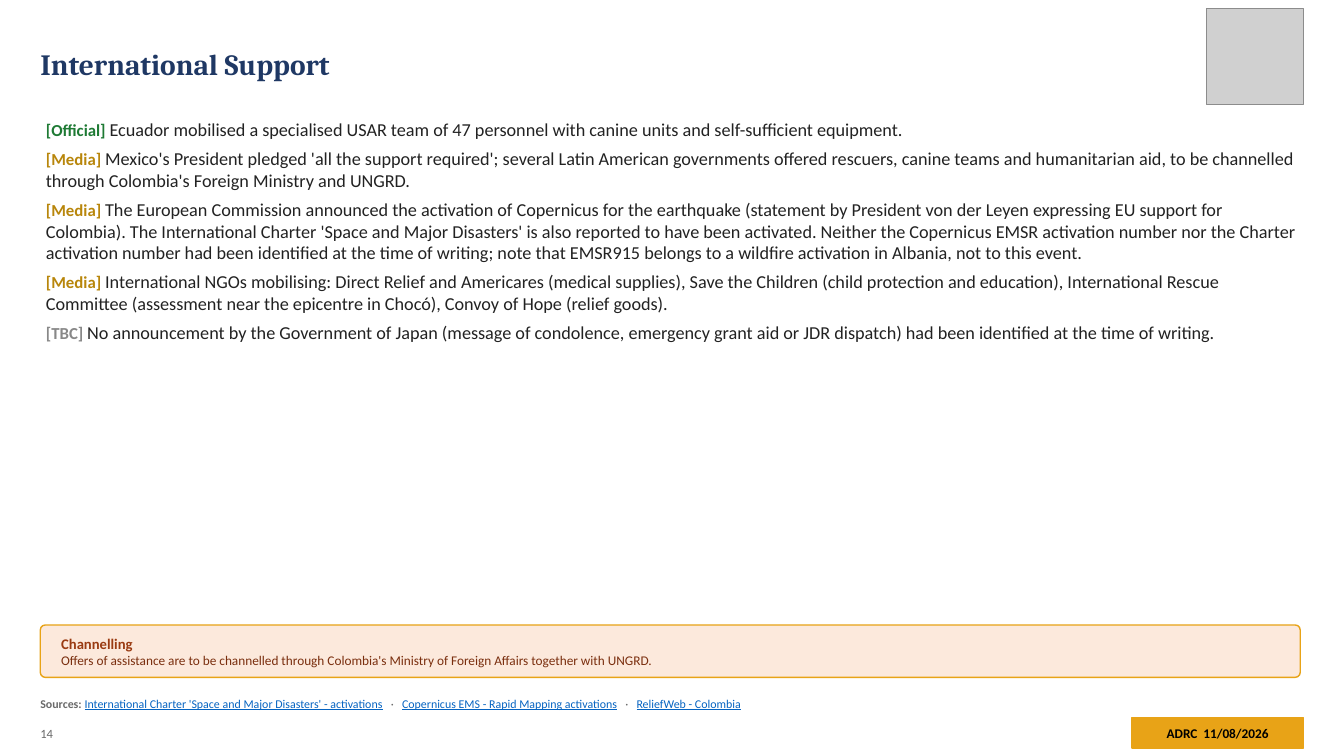
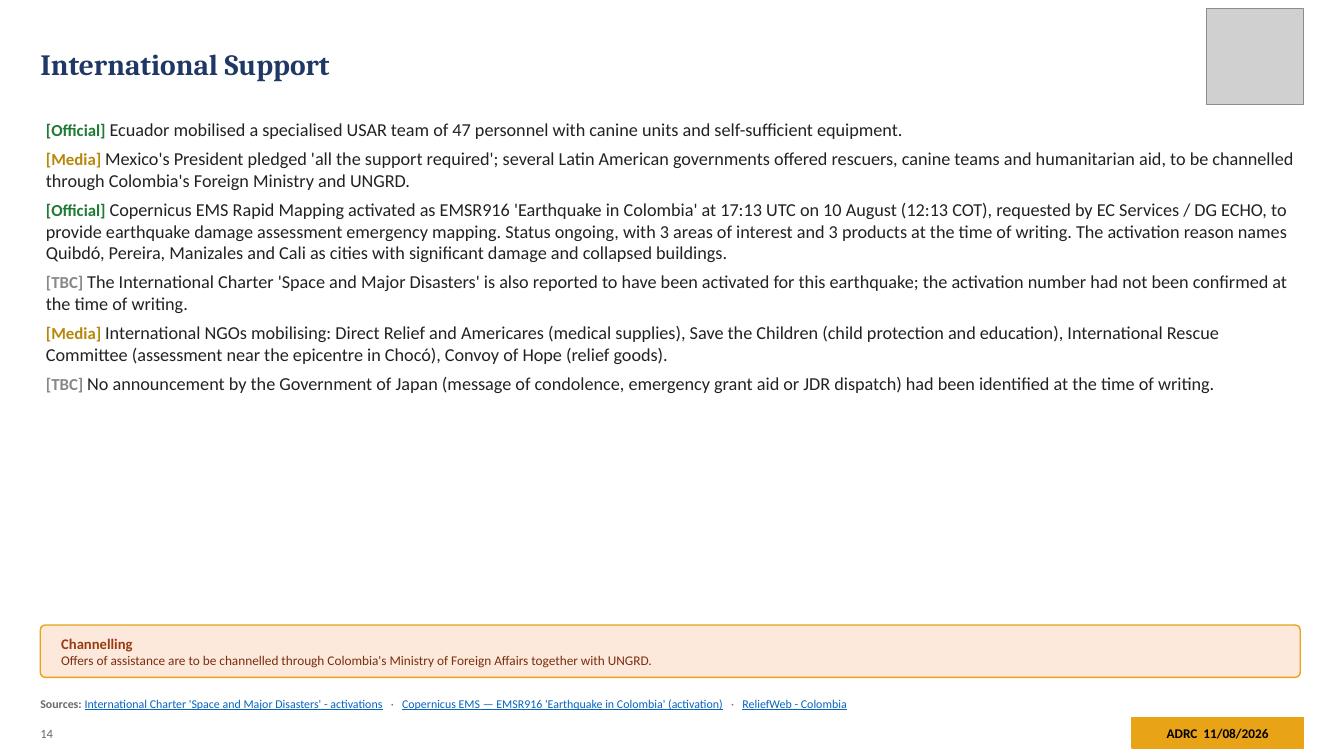
Before and after one commit to kochobi-max/whatsmap, a slide deck: slide 14 of reports/colombia_eq_20260810/output/ADRC_EQ_COL_Choco_20260810_EN.pptx. Drawn at 1344x756 pixels with LibreOffice and Linux fonts; fonts in the diff are those of the drawing; grey boxes stand for pictures. Boxes give left, top, right and bottom in pixels: in the first picture for what was removed or moved away, otherwise in the second. Text is boxed around its words. In the diff, an @@ line names an element or a change of style, - is before the commit and + after.

```diff
--- a/reports/colombia_eq_20260810/output/ADRC_EQ_COL_Choco_20260810_EN.pptx
+++ b/reports/colombia_eq_20260810/output/ADRC_EQ_COL_Choco_20260810_EN.pptx
@@ text at <box>46,203,1287,313</box>: text changed @@
-• [Media] The European Commission announced the activation of Copernicus for the earthquake (statement by President von der Leyen expressing EU support for Colombia). The International Charter 'Space and Major Disasters' is also reported to have been activated. Neither the Copernicus EMSR activation number nor the Charter activation number had been identified at the time of writing; note that EMSR915 belongs to a wildfire activation in Albania, not to this event.
+• [Official] Copernicus EMS Rapid Mapping activated as EMSR916 'Earthquake in Colombia' at 17:13 UTC on 10 August (12:13 COT), requested by EC Services / DG ECHO, to provide earthquake damage assessment emergency mapping. Status ongoing, with 3 areas of interest and 3 products at the time of writing. The activation reason names Quibdó, Pereira, Manizales and Cali as cities with significant damage and collapsed buildings.
+• [TBC] The International Charter 'Space and Major Disasters' is also reported to have been activated for this earthquake; the activation number had not been confirmed at the time of writing.
@@ text at <box>40,699,847,710</box>: text changed @@
-Sources: International Charter 'Space and Major Disasters' - activations · Copernicus EMS - Rapid Mapping activations · ReliefWeb - Colombia
+Sources: International Charter 'Space and Major Disasters' - activations · Copernicus EMS — EMSR916 'Earthquake in Colombia' (activation) · ReliefWeb - Colombia
```
Also in this commit, not shown: 3 other slides changed, 7 other files.
